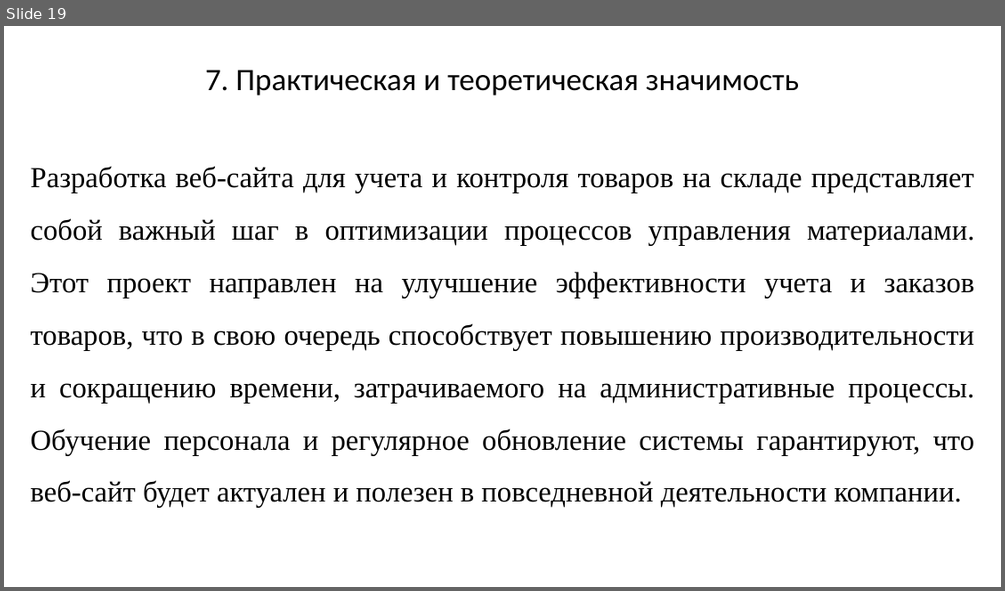
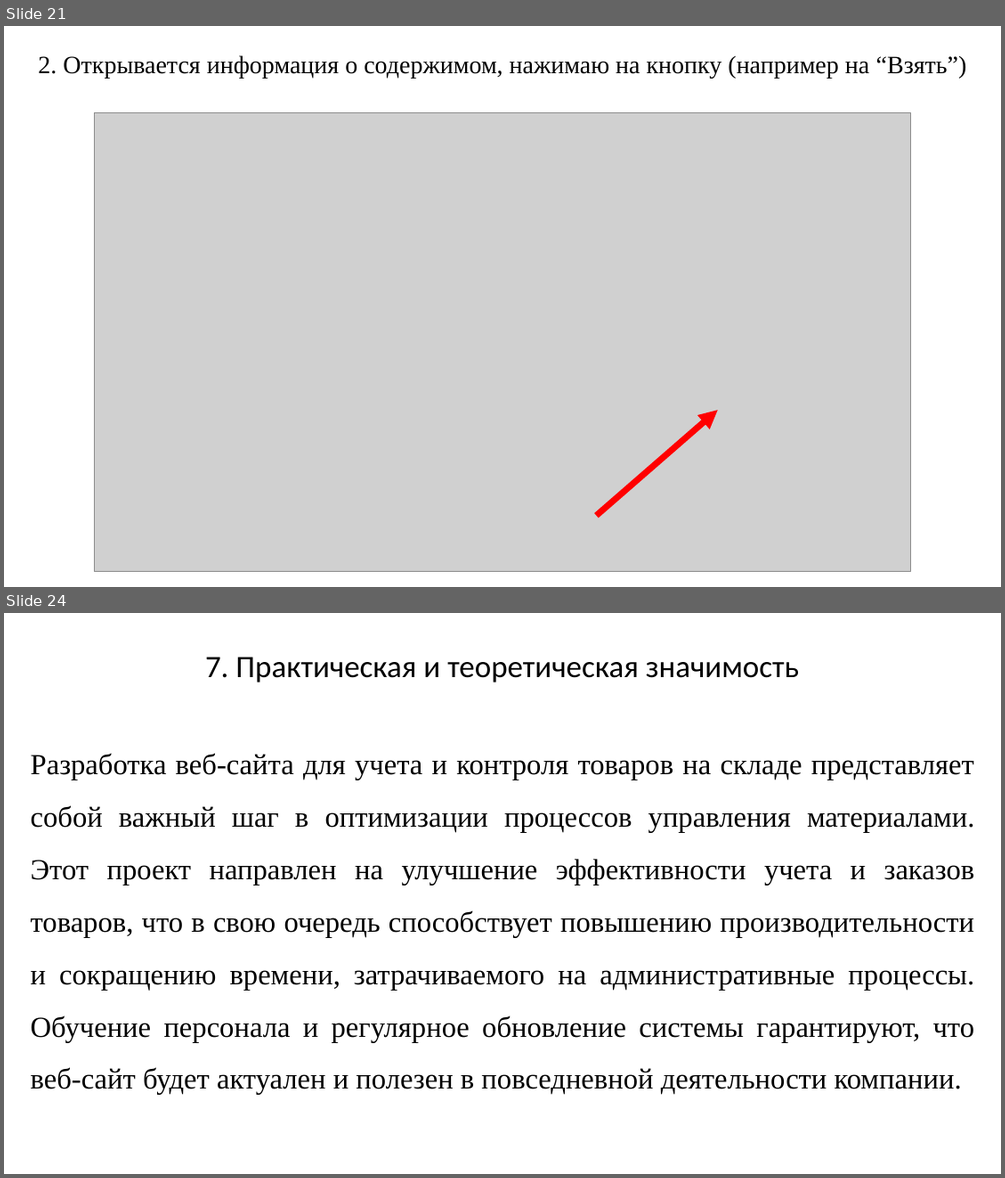
Before and after one commit to k-bar-n/FDB-ar, a slide deck: resources/Мультимедийная презентация.pptx. Shown one above the other, each under a label of ours: slide 19 before the commit, slides 21 and 24 after it; the slides between them are not shown. The pictures are 1005x591 and 1005x1178 pixels, drawn with LibreOffice and Linux fonts; fonts in the diff are those of the drawing; grey boxes stand for pictures. Boxes give left, top, right and bottom in pixels: in the first picture for what was removed or moved away, otherwise in the second. Text is boxed around its words. In the diff, an @@ line names an element or a change of style, - is before the commit and + after.

```diff
--- a/resources/Мультимедийная презентация.pptx
+++ b/resources/Мультимедийная презентация.pptx
@@ slide 21 added at [4,26,1001,587], background #FFFFFF @@
@@ text added at [38,55,967,78], 24 pt, text #000000 @@
+2. Открывается информация о содержимом, нажимаю на кнопку (например на “Взять”)
@@ picture added at [95,112,910,572] @@
@@ arrow added from (596, 515) to (718, 410), #FF0000 6 pt @@
@@ what was slide 19 is now slide 24 @@
```
Also in this commit, not shown: 3 slides changed, 4 other slides added, 2 other files.
